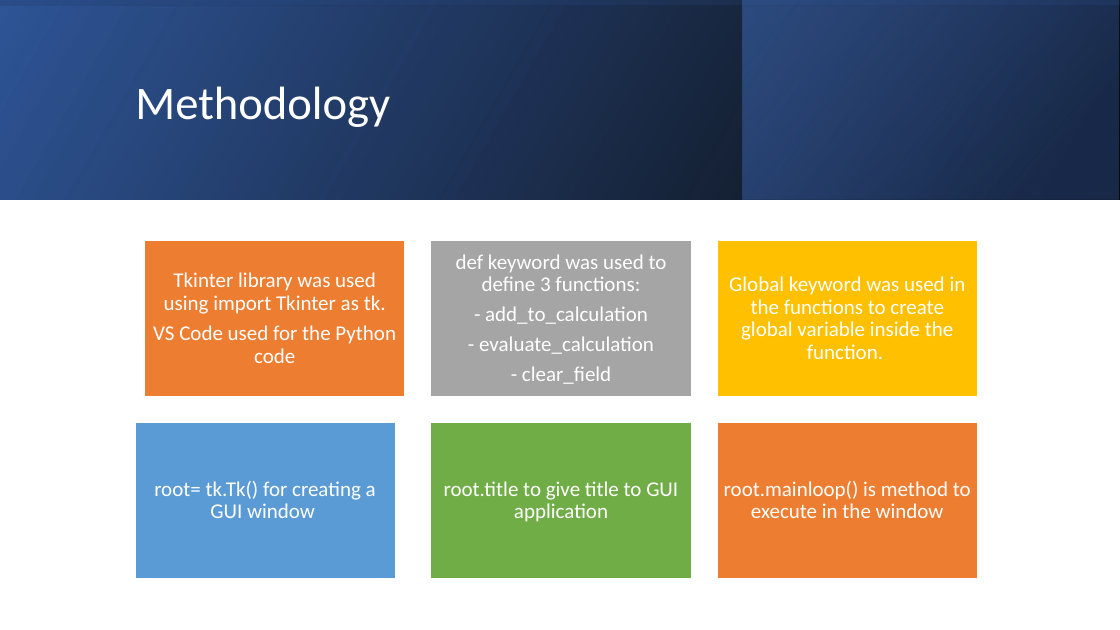
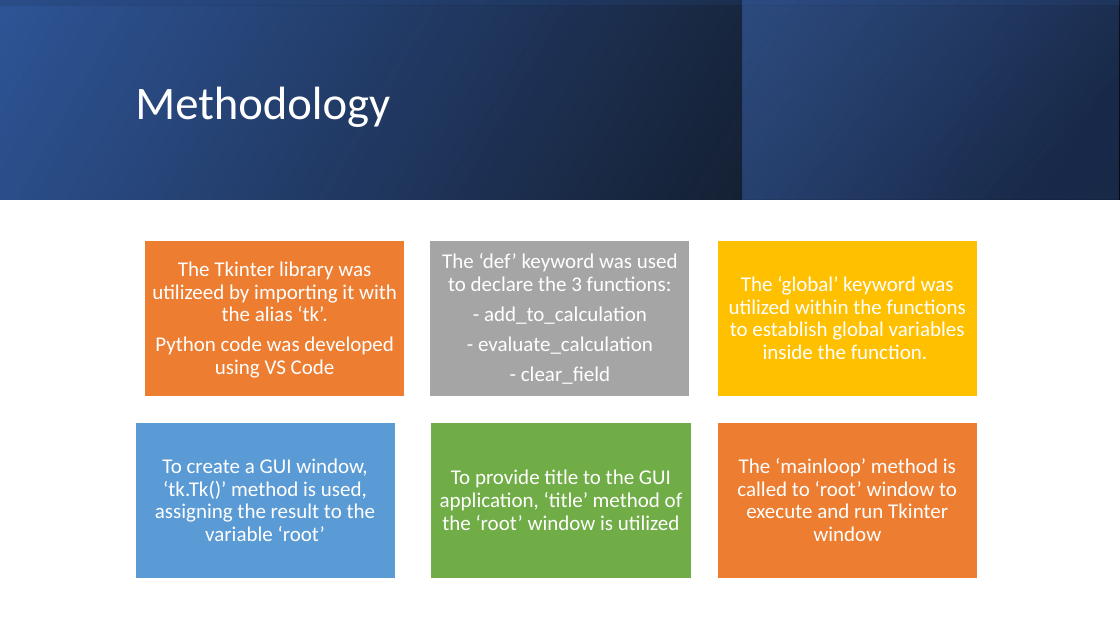
Before and after one commit to Gmahajan189/Project1, a slide deck: slide 5 of Project 1.pptx. Drawn at 1120x630 pixels with LibreOffice and Linux fonts; fonts in the diff are those of the drawing. Boxes give left, top, right and bottom in pixels: in the first picture for what was removed or moved away, otherwise in the second. Text is boxed around its words. In the diff, an @@ line names an element or a change of style, - is before the commit and + after.

Commit message:
git

```diff
--- a/Project 1.pptx
+++ b/Project 1.pptx
@@ text at [152,261,397,378]: text changed @@
-Tkinter library was used using import Tkinter as tk.
-VS Code used for the Python code
+The Tkinter library was utilizeed by importing it with the alias ‘tk’.
+Python code was developed using VS Code
@@ text at [442,253,678,291]: text changed @@
-def keyword was used to define 3 functions:
+The ‘def’ keyword was used to declare the 3 functions:
@@ text at [729,276,966,359]: text changed @@
-Global keyword was used in the functions to create global variable inside the function.
+The ‘global’ keyword was utilized within the functions to establish global variables inside the function.
@@ text at [155,458,375,541]: text changed @@
-root= tk.Tk() for creating a GUI window
+To create a GUI window, ‘tk.Tk()’ method is used, assigning the result to the variable ‘root’
@@ text at [440,469,682,530]: text changed @@
-root.title to give title to GUI application
+To provide title to the GUI application, ‘title’ method of the ‘root’ window is utilized
@@ text at [737,458,957,541]: text changed @@
-root.mainloop() is method to execute in the window
+The ‘mainloop’ method is called to ‘root’ window to execute and run Tkinter window
```
Also in this commit, not shown: 1 other slide changed.
